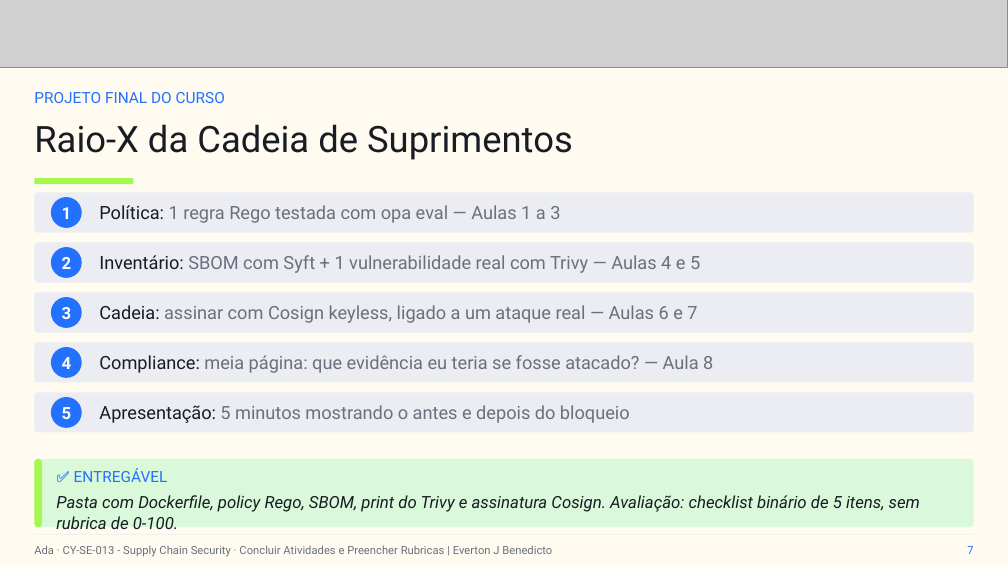
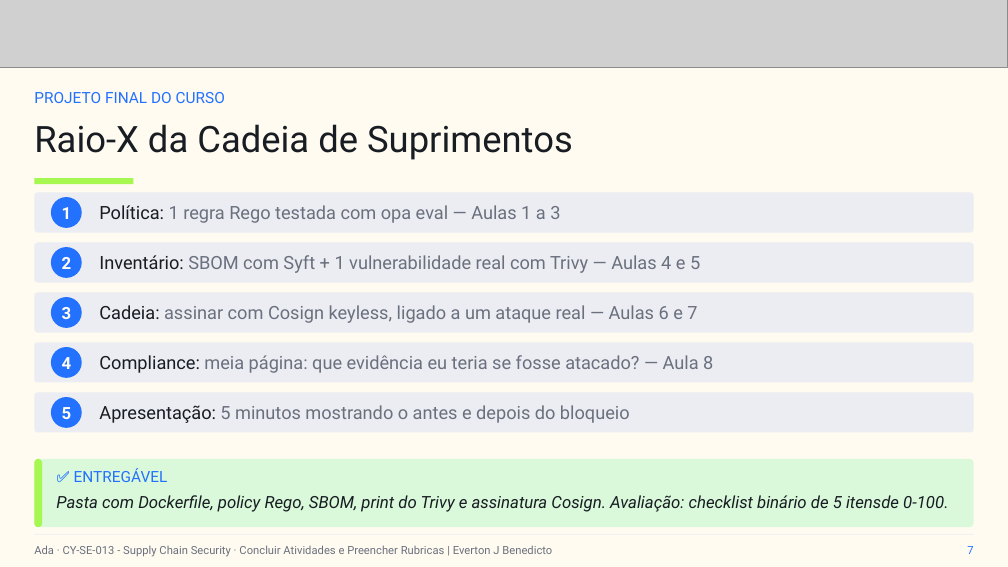
Before and after one commit to everton-dev/AdaTech.Aulas, a slide deck: slide 7 of CY-SE-013 - Supply Chain Security/slides/Aula_09_Concluir_Atividades_e_Preencher_Rubricas.pptx. Drawn at 1008x567 pixels with LibreOffice and Linux fonts; fonts in the diff are those of the drawing; grey boxes stand for pictures. Boxes give left, top, right and bottom in pixels: in the first picture for what was removed or moved away, otherwise in the second. Text is boxed around its words. In the diff, an @@ line names an element or a change of style, - is before the commit and + after.

```diff
--- a/CY-SE-013 - Supply Chain Security/slides/Aula_09_Concluir_Atividades_e_Preencher_Rubricas.pptx
+++ b/CY-SE-013 - Supply Chain Security/slides/Aula_09_Concluir_Atividades_e_Preencher_Rubricas.pptx
@@ text at bbox=[56, 495, 948, 512]: text changed @@
-Pasta com Dockerfile, policy Rego, SBOM, print do Trivy e assinatura Cosign. Avaliação: checklist binário de 5 itens, sem rubrica de 0-100.
+Pasta com Dockerfile, policy Rego, SBOM, print do Trivy e assinatura Cosign. Avaliação: checklist binário de 5 itensde 0-100.
```
Also in this commit, not shown: 3 other slides changed, 1 slide removed.
